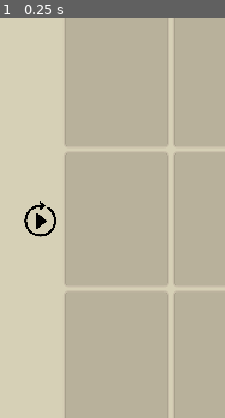
Above: before the commit, frame 1.
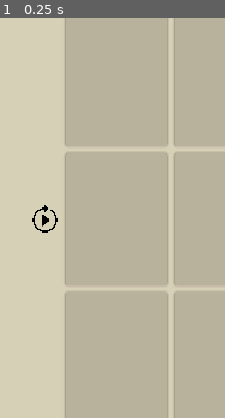
Above: after the commit, the same moment.

Repository: YLMstring/WuXiaCard
Game: Godot game, scene res://scenes/duel.tscn
Two runs of this game, one before a commit and one after it. Both use one fixed random seed, a clock stepped at 60 frames per second and the inputs below. This scene is started directly instead of the project's main scene.
Inputs:
- Up to frame 1 (0.25 s): no input
The pictures show only the part of the screen within x 0-50%, y 26-76%; the shares and areas given below are measured in that part.

The runs differ from the first frame. In frame 1, 0.4% of the frame differs, in the area x 10-26%, y 45-55%.

Commit message:
Update duel.tscn

Diff:
--- a/scenes/duel.tscn
+++ b/scenes/duel.tscn
@@ -148,9 +148,9 @@
 theme_override_constants/separation = 4
 
 [node name="ReplayButton" type="Button" parent="DuelCanvas"]
-custom_minimum_size = Vector2(55, 55)
-offset_right = 55.0
-offset_bottom = 55.0
+custom_minimum_size = Vector2(44, 44)
+offset_right = 44.0
+offset_bottom = 44.0
 focus_mode = 0
 mouse_default_cursor_shape = 2
 icon = ExtResource("7_replay")
